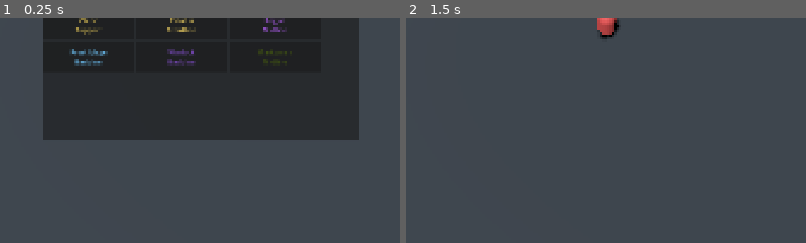
Above: before the commit, frames 1-2 (left to right).
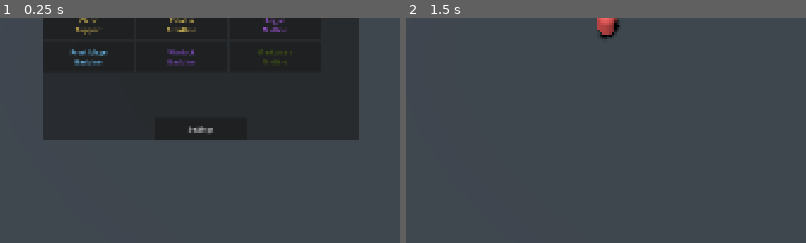
Above: after the commit, the same moments.

Repository: JVITsolutions/Party-Forge
Game: Godot game, scene res://scenes/game/main.tscn
The game is run twice, just before and just after one commit, with the same random seed, the same clock (stepped at 60 frames per second) and the same inputs.
Inputs (mouse positions are % of the whole screen's width and height, from its top left):
- Up to frame 1 (0.25 s): no input
- Up to frame 2 (1.5 s): click (50, 68) at 0.5 s, where only the run after the commit has a clickable "Settings"; click "Fighter Frontline" at 1.25 s
The pictures show only the part of the screen within x 25-75%, y 43-93%; the shares and areas given below are measured in that part.

The runs differ from the first frame. In frame 1, 0.1% of the frame differs, in the area x 47-54%, y 48-52%; in frame 2, nothing differs.

Commit message:
feat: add tabbed settings shell

Diff:
--- a/project.godot
+++ b/project.godot
@@ -79,6 +79,16 @@
 "events": [Object(InputEventJoypadButton,"resource_local_to_scene":false,"resource_name":"","device":0,"button_index":10,"pressure":0.0,"pressed":false,"script":null)
 ]
 }
+settings_previous_tab={
+"deadzone": 0.2,
+"events": [Object(InputEventJoypadButton,"resource_local_to_scene":false,"resource_name":"","device":0,"button_index":9,"pressure":0.0,"pressed":false,"script":null)
+]
+}
+settings_next_tab={
+"deadzone": 0.2,
+"events": [Object(InputEventJoypadButton,"resource_local_to_scene":false,"resource_name":"","device":0,"button_index":10,"pressure":0.0,"pressed":false,"script":null)
+]
+}
 
 [physics]
 
--- a/scenes/game/main.tscn
+++ b/scenes/game/main.tscn
@@ -11,6 +11,7 @@
 [ext_resource type="PackedScene" path="res://scenes/ui/hud.tscn" id="9_hud"]
 [ext_resource type="PackedScene" path="res://scenes/ui/ledger/character_ledger.tscn" id="10_ledger"]
 [ext_resource type="PackedScene" path="res://scenes/ui/run_pause_menu.tscn" id="11_pause"]
+[ext_resource type="PackedScene" path="res://scenes/ui/settings/settings_screen.tscn" id="12_settings"]
 
 [node name="Main" type="Node"]
 script = ExtResource("1_main")
@@ -42,6 +43,8 @@
 
 [node name="HUD" parent="." instance=ExtResource("9_hud")]
 
+[node name="SettingsScreen" parent="." instance=ExtResource("12_settings")]
+
 [node name="CharacterLedger" parent="." instance=ExtResource("10_ledger")]
 layer = 20
 
--- a/scenes/ui/hud.tscn
+++ b/scenes/ui/hud.tscn
@@ -108,5 +108,15 @@
 size_flags_horizontal = 3
 columns = 3
 
+[node name="Actions" type="HBoxContainer" parent="ClassSelection/Content"]
+layout_mode = 2
+alignment = 1
+
+[node name="Settings" type="Button" parent="ClassSelection/Content/Actions"]
+custom_minimum_size = Vector2(220, 56)
+layout_mode = 2
+focus_mode = 2
+text = "Settings"
+
 [node name="LevelUpPanel" parent="." instance=ExtResource("2")]
 [node name="RunResultPanel" parent="." instance=ExtResource("3")]
--- /dev/null
+++ b/scenes/ui/settings/settings_screen.tscn
@@ -0,0 +1,146 @@
+[gd_scene load_steps=2 format=3]
+
+[ext_resource type="Script" path="res://scripts/ui/settings/settings_screen.gd" id="1_settings"]
+
+[node name="SettingsScreen" type="CanvasLayer"]
+process_mode = 3
+layer = 10
+visible = false
+script = ExtResource("1_settings")
+
+[node name="Overlay" type="ColorRect" parent="."]
+layout_mode = 3
+anchors_preset = 15
+anchor_right = 1.0
+anchor_bottom = 1.0
+grow_horizontal = 2
+grow_vertical = 2
+mouse_filter = 0
+color = Color(0.01, 0.015, 0.025, 0.94)
+
+[node name="Frame" type="PanelContainer" parent="Overlay"]
+layout_mode = 1
+anchors_preset = 15
+anchor_right = 1.0
+anchor_bottom = 1.0
+offset_left = 48.0
+offset_top = 36.0
+offset_right = -48.0
+offset_bottom = -36.0
+grow_horizontal = 2
+grow_vertical = 2
+size_flags_horizontal = 3
+size_flags_vertical = 3
+
+[node name="Layout" type="VBoxContainer" parent="Overlay/Frame"]
+layout_mode = 2
+theme_override_constants/separation = 12
+
+[node name="Title" type="Label" parent="Overlay/Frame/Layout"]
+layout_mode = 2
+theme_override_font_sizes/font_size = 34
+text = "Settings"
+horizontal_alignment = 1
+
+[node name="Tabs" type="TabContainer" parent="Overlay/Frame/Layout"]
+layout_mode = 2
+size_flags_horizontal = 3
+size_flags_vertical = 3
+
+[node name="Game Settings" type="MarginContainer" parent="Overlay/Frame/Layout/Tabs"]
+layout_mode = 2
+size_flags_horizontal = 3
+size_flags_vertical = 3
+
+[node name="Content" type="VBoxContainer" parent="Overlay/Frame/Layout/Tabs/Game Settings"]
+layout_mode = 2
+size_flags_horizontal = 3
+size_flags_vertical = 3
+
+[node name="State" type="Label" parent="Overlay/Frame/Layout/Tabs/Game Settings/Content"]
+layout_mode = 2
+focus_mode = 2
+text = "Coming Soon"
+horizontal_alignment = 1
+vertical_alignment = 1
+
+[node name="Controls" type="MarginContainer" parent="Overlay/Frame/Layout/Tabs"]
+layout_mode = 2
+size_flags_horizontal = 3
+size_flags_vertical = 3
+
+[node name="Content" type="VBoxContainer" parent="Overlay/Frame/Layout/Tabs/Controls"]
+layout_mode = 2
+size_flags_horizontal = 3
+size_flags_vertical = 3
+
+[node name="State" type="Label" parent="Overlay/Frame/Layout/Tabs/Controls/Content"]
+layout_mode = 2
+focus_mode = 2
+text = "Controls load from InputMap in Task 4"
+horizontal_alignment = 1
+vertical_alignment = 1
+
+[node name="Graphics" type="MarginContainer" parent="Overlay/Frame/Layout/Tabs"]
+layout_mode = 2
+size_flags_horizontal = 3
+size_flags_vertical = 3
+
+[node name="Content" type="VBoxContainer" parent="Overlay/Frame/Layout/Tabs/Graphics"]
+layout_mode = 2
+size_flags_horizontal = 3
+size_flags_vertical = 3
+
+[node name="State" type="Label" parent="Overlay/Frame/Layout/Tabs/Graphics/Content"]
+layout_mode = 2
+focus_mode = 2
+text = "Coming Soon"
+horizontal_alignment = 1
+vertical_alignment = 1
+
+[node name="Audio" type="MarginContainer" parent="Overlay/Frame/Layout/Tabs"]
+layout_mode = 2
+size_flags_horizontal = 3
+size_flags_vertical = 3
+
+[node name="Content" type="VBoxContainer" parent="Overlay/Frame/Layout/Tabs/Audio"]
+layout_mode = 2
+size_flags_horizontal = 3
+size_flags_vertical = 3
+
+[node name="State" type="Label" parent="Overlay/Frame/Layout/Tabs/Audio/Content"]
+layout_mode = 2
+focus_mode = 2
+text = "Coming Soon"
+horizontal_alignment = 1
+vertical_alignment = 1
+
+[node name="Additional Settings" type="MarginContainer" parent="Overlay/Frame/Layout/Tabs"]
+layout_mode = 2
+size_flags_horizontal = 3
+size_flags_vertical = 3
+
+[node name="Content" type="VBoxContainer" parent="Overlay/Frame/Layout/Tabs/Additional Settings"]
+layout_mode = 2
+size_flags_horizontal = 3
+size_flags_vertical = 3
+
+[node name="State" type="Label" parent="Overlay/Frame/Layout/Tabs/Additional Settings/Content"]
+layout_mode = 2
+focus_mode = 2
+text = "Developer controls are prepared in Task 5"
+horizontal_alignment = 1
+vertical_alignment = 1
+
+[node name="NextRunNotice" type="Label" parent="Overlay/Frame/Layout"]
+layout_mode = 2
+text = "Run-affecting changes apply when the next run starts."
+horizontal_alignment = 1
+autowrap_mode = 2
+
+[node name="Status" type="Label" parent="Overlay/Frame/Layout"]
+custom_minimum_size = Vector2(0, 36)
+layout_mode = 2
+focus_mode = 2
+horizontal_alignment = 1
+autowrap_mode = 2
--- a/scripts/ui/class_selection_panel.gd
+++ b/scripts/ui/class_selection_panel.gd
@@ -2,12 +2,14 @@
 extends PanelContainer
 
 signal class_selected(class_id: StringName)
+signal settings_requested
 
 var grid: GridContainer
 
 func _ready() -> void:
 	process_mode = Node.PROCESS_MODE_ALWAYS
 	_grid()
+	_ensure_settings_wired()
 
 func configure(definitions: Array[ClassDefinition]) -> void:
 	var target_grid := _grid()
@@ -34,6 +36,15 @@
 func _emit_selection(class_id: StringName) -> void:
 	class_selected.emit(class_id)
 
+func _emit_settings_requested() -> void:
+	settings_requested.emit()
+
+func _ensure_settings_wired() -> void:
+	var settings := get_node_or_null("Content/Actions/Settings") as Button
+	if settings == null or settings.pressed.is_connected(_emit_settings_requested):
+		return
+	settings.pressed.connect(_emit_settings_requested)
+
 func _role_label(role: ClassDefinition.Role) -> String:
 	match role:
 		ClassDefinition.Role.FRONTLINE:
--- /dev/null
+++ b/scripts/ui/settings/settings_screen.gd
@@ -0,0 +1,89 @@
+class_name SettingsScreen
+extends CanvasLayer
+
+signal settings_applied(settings: PartyForgeSettings)
+
+var _store: PartyForgeSettingsStore
+var _draft: PartyForgeSettings = PartyForgeSettings.new()
+var _return_focus: Control
+
+
+func _ready() -> void:
+	process_mode = Node.PROCESS_MODE_ALWAYS
+	visible = false
+	_notice().text = "Run-affecting changes apply when the next run starts."
+
+
+func configure(store: PartyForgeSettingsStore, settings: PartyForgeSettings) -> void:
+	_store = store
+	_draft = settings.copy() if settings != null else PartyForgeSettings.new()
+
+
+func open(return_focus: Control = null) -> void:
+	_return_focus = return_focus
+	visible = true
+	_focus_active_page()
+
+
+func close() -> void:
+	visible = false
+	if _return_focus != null and is_instance_valid(_return_focus) and _return_focus.is_inside_tree() and _return_focus.is_visible_in_tree():
+		_return_focus.grab_focus()
+	_return_focus = null
+
+
+func is_open() -> bool:
+	return visible
+
+
+func current_settings() -> PartyForgeSettings:
+	return _draft.copy()
+
+
+func _unhandled_input(event: InputEvent) -> void:
+	if not is_open():
+		return
+	if event.is_action_pressed(&"ui_cancel"):
+		close()
+		_mark_input_handled()
+		return
+	if event.is_action_pressed(&"settings_previous_tab"):
+		_cycle_tab(-1)
+		_mark_input_handled()
+		return
+	if event.is_action_pressed(&"settings_next_tab"):
+		_cycle_tab(1)
+		_mark_input_handled()
+
+
+func _cycle_tab(direction: int) -> void:
+	var tabs := _tabs()
+	if tabs.get_tab_count() == 0:
+		return
+	tabs.current_tab = posmod(tabs.current_tab + direction, tabs.get_tab_count())
+	_focus_active_page()
+
+
+func _focus_active_page() -> void:
+	var tabs := _tabs()
+	if not is_inside_tree() or tabs.get_tab_count() == 0:
+		return
+	var page := tabs.get_tab_control(tabs.current_tab)
+	var state := page.get_node_or_null("Content/State") as Control if page != null else null
+	if state != null and state.is_visible_in_tree():
+		state.grab_focus()
+	else:
+		tabs.get_tab_bar().grab_focus()
+
+
+func _mark_input_handled() -> void:
+	if is_inside_tree():
+		get_viewport().set_input_as_handled()
+
+
+func _tabs() -> TabContainer:
+	return get_node("Overlay/Frame/Layout/Tabs") as TabContainer
+
+
+func _notice() -> Label:
+	return get_node("Overlay/Frame/Layout/NextRunNotice") as Label
--- a/tests/unit/test_class_selection_panel.gd
+++ b/tests/unit/test_class_selection_panel.gd
@@ -10,6 +10,7 @@
 	var panel_script := panel.get_script() as Script
 	TestAssertions.equal(panel_script.resource_path if panel_script != null else "", SELECTOR_SCRIPT_PATH, "selector uses reusable script", failures)
 	if panel_script != null and panel_script.resource_path == SELECTOR_SCRIPT_PATH:
+		panel.call("_ready")
 		var catalog := GameCatalog.load_defaults()
 		panel.call("configure", catalog.classes)
 		var grid := panel.get_node("Content/Scroll/Grid") as GridContainer
@@ -25,5 +26,10 @@
 			button.pressed.emit()
 			TestAssertions.equal(selected[-1], definition.id, "%s emits exact id" % definition.id, failures)
 		TestAssertions.equal(selected.size(), 9, "each button emits once", failures)
+		var settings_requested: Array[int] = [0]
+		panel.connect("settings_requested", func() -> void: settings_requested[0] += 1)
+		var settings := panel.get_node("Content/Actions/Settings") as Button
+		settings.pressed.emit()
+		TestAssertions.equal(settings_requested[0], 1, "Settings emits one request", failures)
 	hud.free()
 	return failures
--- /dev/null
+++ b/tests/unit/test_settings_screen.gd
@@ -0,0 +1,62 @@
+extends RefCounted
+
+const SETTINGS_SCENE_PATH := "res://scenes/ui/settings/settings_screen.tscn"
+
+
+func run() -> Array[String]:
+	var failures: Array[String] = []
+	TestAssertions.truthy(ResourceLoader.exists(SETTINGS_SCENE_PATH), "Settings scene exists", failures)
+	if not ResourceLoader.exists(SETTINGS_SCENE_PATH):
+		return failures
+	var packed := load(SETTINGS_SCENE_PATH) as PackedScene
+	TestAssertions.truthy(packed != null, "Settings scene loads", failures)
+	if packed == null:
+		return failures
+	var screen := packed.instantiate()
+	(Engine.get_main_loop() as SceneTree).root.add_child(screen)
+	var return_focus := Button.new()
+	return_focus.name = "SettingsReturnFocus"
+
+	var tabs := screen.get_node("Overlay/Frame/Layout/Tabs") as TabContainer
+	var expected := ["Game Settings", "Controls", "Graphics", "Audio", "Additional Settings"]
+	var actual: Array[String] = []
+	for index: int in range(tabs.get_tab_count()):
+		actual.append(tabs.get_tab_title(index))
+	TestAssertions.equal(actual, expected, "Settings tabs use approved order", failures)
+	TestAssertions.equal(screen.get_node("Overlay/Frame/Layout/Tabs/Game Settings/Content/State").text, "Coming Soon", "Game Settings is honest about availability", failures)
+	TestAssertions.equal(screen.get_node("Overlay/Frame/Layout/Tabs/Controls/Content/State").text, "Controls load from InputMap in Task 4", "Controls identifies its next task boundary", failures)
+	TestAssertions.equal(screen.get_node("Overlay/Frame/Layout/Tabs/Graphics/Content/State").text, "Coming Soon", "Graphics is honest about availability", failures)
+	TestAssertions.equal(screen.get_node("Overlay/Frame/Layout/Tabs/Audio/Content/State").text, "Coming Soon", "Audio is honest about availability", failures)
+	TestAssertions.equal(screen.get_node("Overlay/Frame/Layout/Tabs/Additional Settings/Content/State").text, "Developer controls are prepared in Task 5", "Additional Settings identifies its next task boundary", failures)
+	TestAssertions.equal(screen.get_node("Overlay/Frame/Layout/NextRunNotice").text, "Run-affecting changes apply when the next run starts.", "Settings shows the next-run notice", failures)
+	TestAssertions.equal(screen.process_mode, Node.PROCESS_MODE_ALWAYS, "Settings processes while gameplay is paused", failures)
+	TestAssertions.truthy(not bool(screen.call("is_open")), "Settings starts hidden", failures)
+	TestAssertions.truthy(screen.has_signal("settings_applied"), "Settings exposes its applied signal", failures)
+
+	var supplied := PartyForgeSettings.new()
+	supplied.mode = PartyForgeSettings.Mode.DEVELOPER_MODE
+	supplied.party_capacity_override = 12
+	screen.call("configure", PartyForgeSettingsStore.new(), supplied)
+	supplied.party_capacity_override = 2
+	var draft := screen.call("current_settings") as PartyForgeSettings
+	TestAssertions.equal(draft.party_capacity_override, 12, "Settings drafts a copy of supplied values", failures)
+	draft.party_capacity_override = 3
+	TestAssertions.equal((screen.call("current_settings") as PartyForgeSettings).party_capacity_override, 12, "Current settings returns an isolated copy", failures)
+
+	screen.call("open", return_focus)
+	TestAssertions.truthy(bool(screen.call("is_open")), "Settings opens modally", failures)
+	TestAssertions.equal(screen.get("_return_focus"), return_focus, "Settings records the requested return focus", failures)
+	screen.call("_unhandled_input", _action_event(&"ui_cancel"))
+	TestAssertions.truthy(not bool(screen.call("is_open")), "Cancel closes Settings", failures)
+	TestAssertions.equal(screen.get("_return_focus"), null, "Closing Settings clears the handled return focus", failures)
+
+	screen.free()
+	return_focus.free()
+	return failures
+
+
+func _action_event(action: StringName) -> InputEventAction:
+	var event := InputEventAction.new()
+	event.action = action
+	event.pressed = true
+	return event
--- /dev/null
+++ b/tools/configure_settings_inputs.gd
@@ -0,0 +1,15 @@
+extends SceneTree
+
+
+func _initialize() -> void:
+	_set_action(&"settings_previous_tab", JOY_BUTTON_LEFT_SHOULDER)
+	_set_action(&"settings_next_tab", JOY_BUTTON_RIGHT_SHOULDER)
+	ProjectSettings.save()
+	print("PARTY_FORGE_SETTINGS_INPUTS_OK")
+	quit(0)
+
+
+func _set_action(action: StringName, button: JoyButton) -> void:
+	var event := InputEventJoypadButton.new()
+	event.button_index = button
+	ProjectSettings.set_setting("input/%s" % action, {"deadzone": 0.2, "events": [event]})
Not shown: 1 places in scenes/game/main.tscn that only renumber resources
Not shown, added: scripts/ui/settings/settings_screen.gd.uid
Not shown, added: tests/unit/test_settings_screen.gd.uid
Not shown, added: tools/configure_settings_inputs.gd.uid
